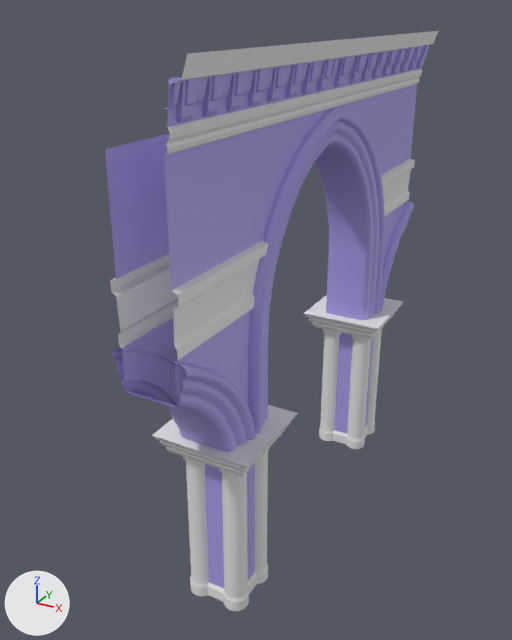
Two versions of the FBX model Project Casanova/Assets/Chloe's Stuff/Modular/Big Arch v2.fbx, one commit apart.
Camera for both pictures: a camera (50 mm lens) standing at (4.83, -10.46, 8.84) and looking at (-0.64, -0.53, 3.87). Lighting does not change. The marker at lower left points along +X, +Y and +Z. Objects named as collision shapes, trigger or cutter boxes, shadow casters or lower levels of detail are left out.

Before the edit, the objects in view are built like this:
```python
me_cube_016 = bpy.data.meshes.new('Cube.016')
me_cube_016.from_pydata(...)  # 2532 vertices, 1910 faces; spans x -0.81..0.81, y -4.39..4.39, z 0.0..8.44
# faces by material slot: [612, 1298]
me_cube_016.materials.append(mat_set_01)  # white #e7e7e7
me_cube_016.materials.append(mat_set_02)  # blue #a99ee7
ob_big_arch_v2_lod0 = bpy.data.objects.new('Big Arch v2_LOD0', me_cube_016)
ob_big_arch_v2_lod0.location = (0.0, 0.0, 0.0)
```
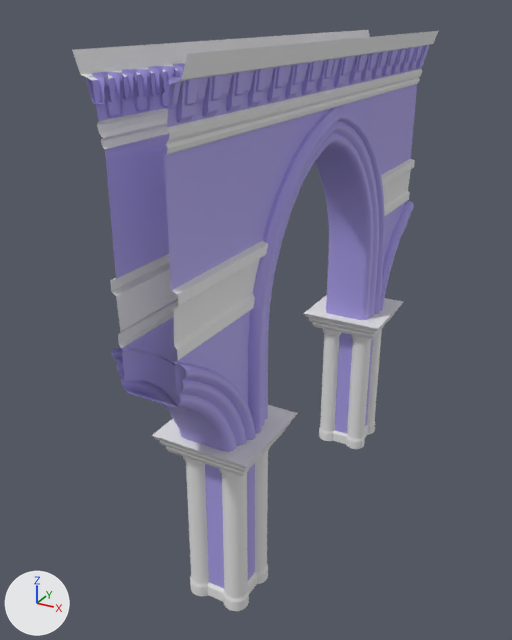
Pixel boxes [x1, y1, x2, y2] of what changed, in the pictures (512 x 640 px):
'Big Arch v2_LOD0', reshaped (10% wider): before [105, 31, 438, 611]; after [72, 30, 438, 611]
part 1 of me_cube_016, added: after [174, 67, 183, 78]
part 2 of me_cube_016, added: after [150, 70, 159, 95]
part 3 of me_cube_016, added: after [122, 73, 133, 99]
part 4 of me_cube_016, added: after [86, 76, 104, 104]
part 5 of me_cube_016, added: after [151, 66, 172, 93]
part 6 of me_cube_016, added: after [124, 69, 147, 97]
part 7 of me_cube_016, added: after [93, 72, 120, 102]
part 8 of me_cube_016, added: after [148, 66, 174, 106]
part 9 of me_cube_016, added: after [122, 69, 150, 111]
part 10 of me_cube_016, added: after [92, 72, 123, 117]
part 11 of me_cube_016, added: after [72, 30, 370, 149]

The change, as a diff of the scene's bpy script:
```diff
--- a/Project Casanova/Assets/Chloe's Stuff/Modular/Big Arch v2.fbx.py
+++ b/Project Casanova/Assets/Chloe's Stuff/Modular/Big Arch v2.fbx.py
@@ me_cube_016 @@
 # used by ob_big_arch_v2_lod0; location = (0.0, 0.0, 0.0)
-me_cube_016.from_pydata(...)  # 2532 vertices, 1910 faces; spans x -0.81..0.81, y -4.39..4.39, z 0.0..8.44
+me_cube_016.from_pydata(...)  # 3187 vertices, 2276 faces; spans x -0.81..0.81, y -4.39..4.39, z 0.0..8.44
+# me_cube_016 part 1: the loose piece of 12 vertices spanning x 0.42..0.58, y -2.96..-2.78, z 7.91..8.17 is copied, and the copy is mirrored in x about the mesh origin; it spans x -0.58..-0.42, y -2.96..-2.78, z 7.91..8.17
+# me_cube_016 part 2: the loose piece of 12 vertices spanning x 0.42..0.58, y -3.46..-3.28, z 7.91..8.17 is copied, and the copy is mirrored in x about the mesh origin; it spans x -0.57..-0.42, y -3.46..-3.28, z 7.91..8.17
+# me_cube_016 part 3: the loose piece of 12 vertices spanning x 0.42..0.58, y -3.96..-3.78, z 7.91..8.17 is copied, and the copy is mirrored in x about the mesh origin; it spans x -0.57..-0.42, y -3.96..-3.78, z 7.91..8.17
+# me_cube_016 part 4: the loose piece of 10 vertices spanning x 0.42..0.57, y -4.39..-4.28, z 7.91..8.17 is copied, and the copy is mirrored in x about the mesh origin; it spans x -0.57..-0.42, y -4.39..-4.28, z 7.91..8.17
+# me_cube_016 part 5: the loose piece of 12 vertices spanning x 0.42..0.63, y -3.21..-3.02, z 7.91..8.2 is copied, and the copy is mirrored in x about the mesh origin; it spans x -0.62..-0.42, y -3.21..-3.02, z 7.91..8.2
+# me_cube_016 part 6: the loose piece of 12 vertices spanning x 0.42..0.62, y -3.71..-3.52, z 7.91..8.2 is copied, and the copy is mirrored in x about the mesh origin; it spans x -0.62..-0.42, y -3.71..-3.52, z 7.91..8.2
+# me_cube_016 part 7: the loose piece of 12 vertices spanning x 0.42..0.62, y -4.21..-4.02, z 7.91..8.2 is copied, and the copy is mirrored in x about the mesh origin; it spans x -0.62..-0.42, y -4.21..-4.02, z 7.91..8.2
+# me_cube_016 part 8: the loose piece of 12 vertices spanning x 0.42..0.59, y -3.26..-2.97, z 7.76..8.19 is copied, and the copy is mirrored in x about the mesh origin; it spans x -0.59..-0.42, y -3.26..-2.97, z 7.76..8.19
+# me_cube_016 part 9: the loose piece of 12 vertices spanning x 0.42..0.59, y -3.76..-3.47, z 7.76..8.19 is copied, and the copy is mirrored in x about the mesh origin; it spans x -0.59..-0.42, y -3.76..-3.47, z 7.76..8.19
+# me_cube_016 part 10: the loose piece of 12 vertices spanning x 0.42..0.59, y -4.26..-3.97, z 7.76..8.19 is copied, and the copy is mirrored in x about the mesh origin; it spans x -0.59..-0.42, y -4.26..-3.97, z 7.76..8.19
+# me_cube_016 part 11: 290 vertices added at x -0.73..-0.4, y -4.39..4.39, z 7.43..8.44
 me_cube_016.materials.append(mat_set_01)
```
